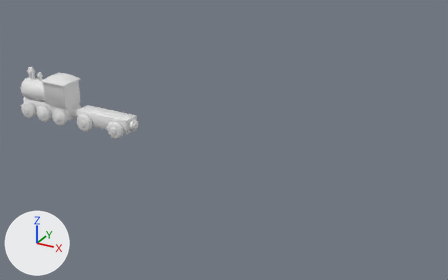
What one commit did to the FBX model Unrailed/Assets/01.Shin/02.Train/FBX/DivideTrain.fbx.
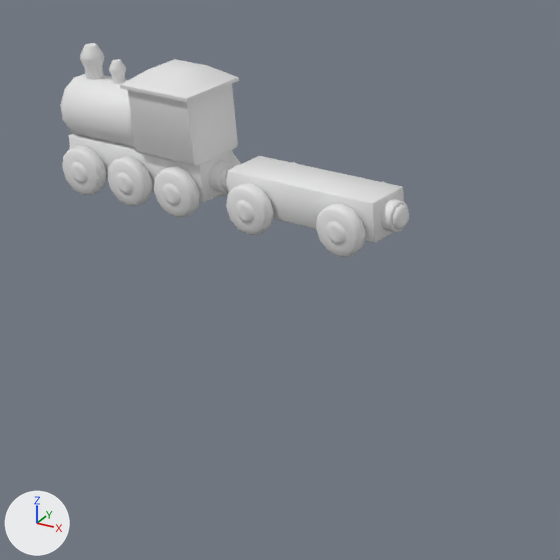
Each version appears first whole from a camera (50 mm lens) standing at (0.689, -0.549, 0.297) and looking at (0.381, 0.011, 0.017), and next in a close-up on the part from 0% to 42% of the width and 19% to 86% of the height. Every picture has the same lights, and +X, +Y and +Z are marked at lower left. Where no turn or scale is listed for an object, it has been applied to the vertices.

In view in the first close-up: 'Train_Body', 'Train_Head'.
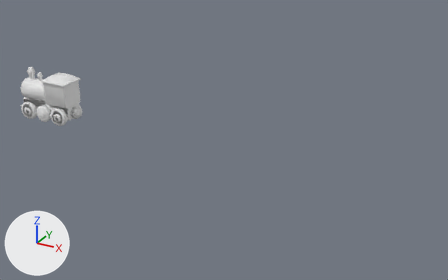
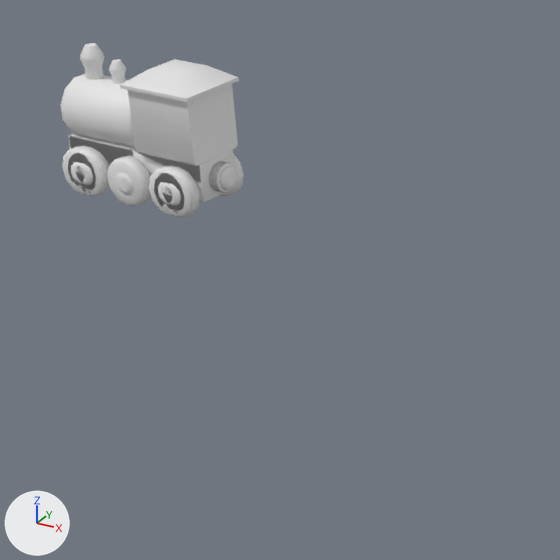
What differs and where, as boxes [x1, y1, x2, y2] in the close-ups (560 x 560 px):
'Train_Body', moved: before [226, 156, 409, 257]; after [68, 133, 238, 216]

Edits to the bpy script that builds the scene:
```text
Change ob_train_body:
    ob_train_body.location: (0.1347, 0.0, 0.0) -> (0.0451, 0.0, 0.0)
```
